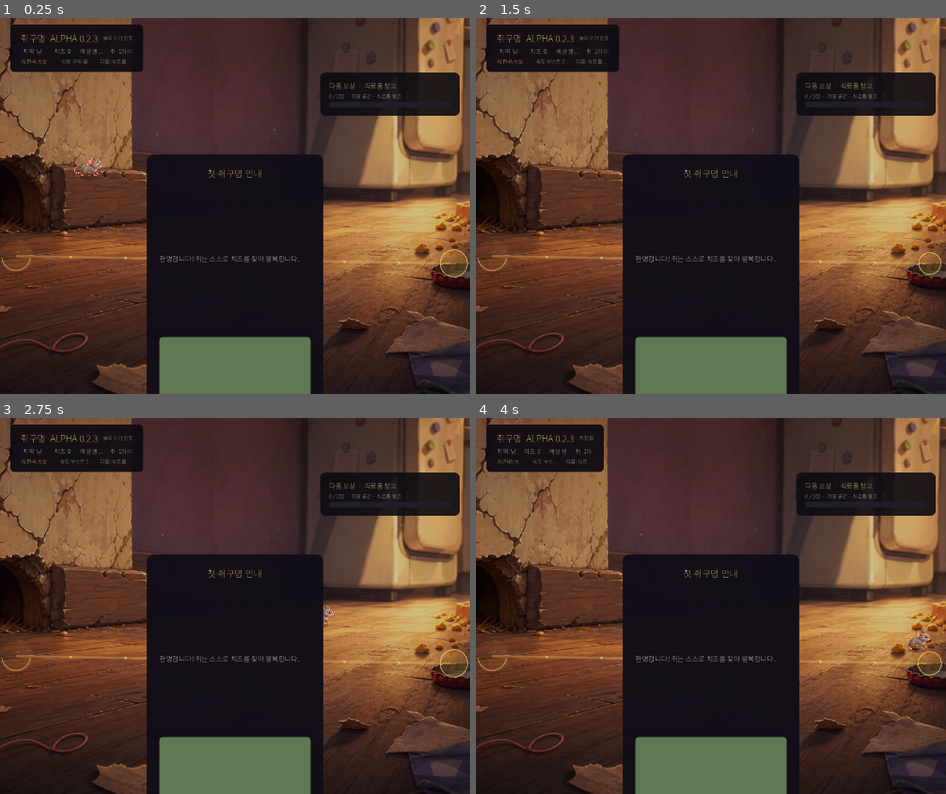
Above: before the commit, frames 1-4 (two rows, left to right).
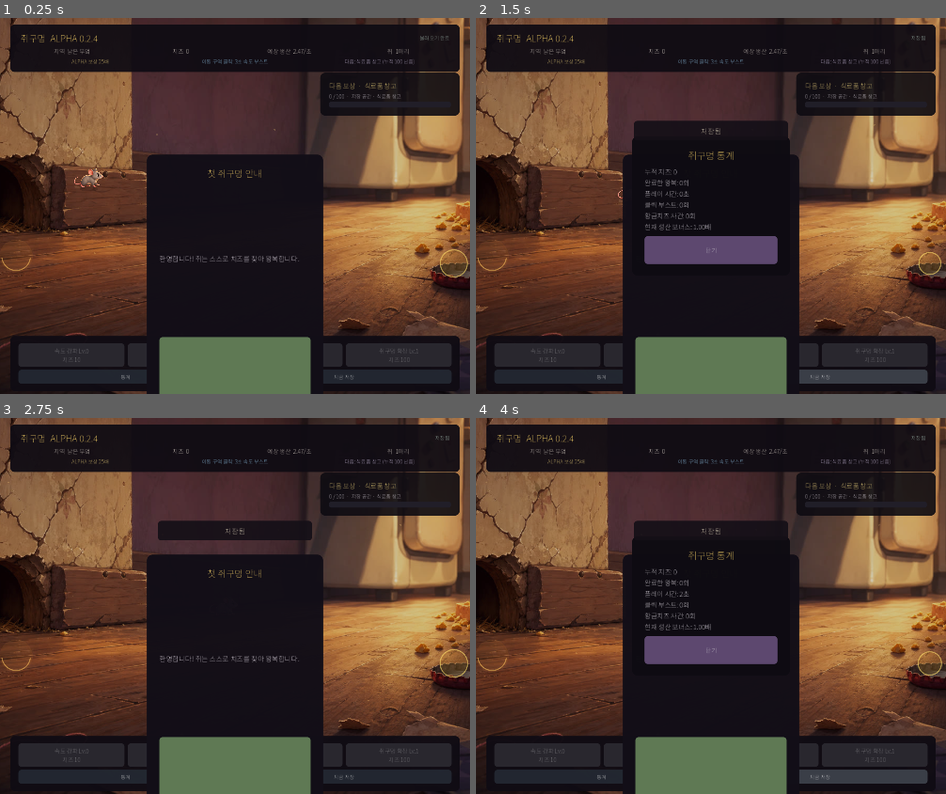
Above: after the commit, the same moments.

Repository: richcho/jjugumeong
Game: Godot game, scene res://scenes/main/main.tscn
Two runs of this game, one before a commit and one after it. Both use one fixed random seed, a clock stepped at 60 frames per second and the inputs below.
Inputs (mouse positions are in pixels of both pictures, inside the frame that each line leads up to):
- Up to frame 1 (0.25 s): no input
- Up to frame 2 (1.5 s): click (602, 375) at 0.5 s, where only the run after the commit has a clickable "통계"; click (819, 375) at 1.25 s, where only the run after the commit has a clickable "지금 저장"
- Up to frame 3 (2.75 s): click (235, 651) at 2 s, where only the run after the commit has a clickable "닫기"
- Up to frame 4 (4 s): click (602, 775) at 2.75 s, where only the run after the commit has a clickable "통계"; click (819, 775) at 3.5 s, where only the run after the commit has a clickable "지금 저장"

The runs differ from the first frame. In frame 1, 13% of the frame differs, in the area x 2-98%, y 1-100%; in frame 2, 19%; in frame 3, 15%; in frame 4, 20%.

Commit message:
Fix full-width UI and ground mouse routes

Diff:
--- a/scripts/ui/ui_manager.gd
+++ b/scripts/ui/ui_manager.gd
@@ -97,7 +97,7 @@
 	var title_row: HBoxContainer = HBoxContainer.new()
 	title_row.add_theme_constant_override("separation", 14)
 	top_vbox.add_child(title_row)
-	title_label = _make_label("쥐구멍  ALPHA 0.2.3", 25, Color("#ffd969"))
+	title_label = _make_label("쥐구멍  ALPHA 0.2.4", 25, Color("#ffd969"))
 	title_label.size_flags_horizontal = Control.SIZE_EXPAND_FILL
 	title_row.add_child(title_label)
 	save_label = _make_label("불러오는 중...", 14, Color("#afc9bd"))
@@ -374,7 +374,7 @@
 	var viewport_size: Vector2 = size
 	var compact_layout: bool = viewport_size.x < 1000.0
 	var side_margin: float = 28.0 if not compact_layout else 16.0
-	top_panel.set_offsets_preset(Control.PRESET_TOP_WIDE)
+	top_panel.set_anchors_and_offsets_preset(Control.PRESET_TOP_WIDE)
 	top_panel.offset_left = side_margin
 	top_panel.offset_top = 18.0
 	top_panel.offset_right = -side_margin
@@ -387,7 +387,7 @@
 			if compact_layout
 			else HORIZONTAL_ALIGNMENT_CENTER
 		)
-	bottom_panel.set_offsets_preset(Control.PRESET_BOTTOM_WIDE)
+	bottom_panel.set_anchors_and_offsets_preset(Control.PRESET_BOTTOM_WIDE)
 	bottom_panel.offset_left = side_margin
 	bottom_panel.offset_right = -side_margin
 	bottom_panel.offset_top = -158.0 if not compact_layout else -228.0
--- a/scripts/world/world_view.gd
+++ b/scripts/world/world_view.gd
@@ -30,6 +30,7 @@
 const REWARD_SIDE_MARGIN: float = 24.0
 const REWARD_TOP_MARGIN: float = 165.0
 const REWARD_BOTTOM_MARGIN: float = 205.0
+const SHOW_ROUTE_DEBUG: bool = false
 
 var hole_position: Vector2 = Vector2.ZERO
 var resource_position: Vector2 = Vector2.ZERO
@@ -81,10 +82,14 @@
 	var viewport_size: Vector2 = get_viewport_rect().size
 	_draw_stage_background(viewport_size)
 	_draw_atmosphere(viewport_size)
-	draw_line(hole_position, resource_position, Color(1.0, 0.82, 0.42, 0.28), 6.0, true)
-	for marker_index: int in range(1, 8):
-		var marker_position: Vector2 = hole_position.lerp(resource_position, float(marker_index) / 8.0)
-		draw_circle(marker_position, 3.5, Color(1.0, 0.9, 0.56, 0.48))
+	if SHOW_ROUTE_DEBUG:
+		draw_line(hole_position, resource_position, Color(1.0, 0.82, 0.42, 0.28), 3.0, true)
+		for marker_index: int in range(1, 8):
+			var marker_position: Vector2 = hole_position.lerp(
+				resource_position,
+				float(marker_index) / 8.0
+			)
+			draw_circle(marker_position, 3.0, Color(1.0, 0.9, 0.56, 0.48))
 
 	_draw_mouse_hole()
 	_draw_resident_mice()
@@ -295,8 +300,16 @@
 		var mouse_node: GatheringMouse = instance as GatheringMouse
 		add_child(mouse_node)
 		var lane_row: int = index % MAX_LANE_ROWS
-		var lane_offset: float = float(lane_row - MAX_LANE_ROWS / 2) * 10.0
-		var progress_offset: float = float(index / MAX_LANE_ROWS) * 32.0
+		var mice_in_first_group: int = mini(count, MAX_LANE_ROWS)
+		var centered_lane: float = (
+			float(lane_row)
+			- float(mice_in_first_group - 1) * 0.5
+		)
+		var lane_offset: float = centered_lane * 4.0
+		var progress_offset: float = (
+			float(lane_row) * 22.0
+			+ float(index / MAX_LANE_ROWS) * 12.0
+		)
 		mouse_node.configure(
 			hole_position + Vector2(progress_offset, 0.0),
 			resource_position,
--- a/tests/test_runner.gd
+++ b/tests/test_runner.gd
@@ -208,8 +208,16 @@
 		"portrait top panel right bound"
 	)
 	_expect_true(
+		game_ui.top_panel.size.x >= host.size.x - 40.0,
+		"portrait top panel fills available width"
+	)
+	_expect_true(
 		game_ui.bottom_panel.position.y + game_ui.bottom_panel.size.y <= host.size.y,
 		"portrait bottom panel bound"
+	)
+	_expect_true(
+		game_ui.bottom_panel.size.x >= host.size.x - 40.0,
+		"portrait bottom panel fills available width"
 	)
 	_expect_true(game_ui.button_grid.columns == 2, "portrait action columns")
 	_expect_true(
Not shown, changed: docs/changelog/20260718.md
Not shown, changed: public/game/index.html
Not shown, changed: public/game/index.pck
Not shown, changed: public/game/index.service.worker.js
